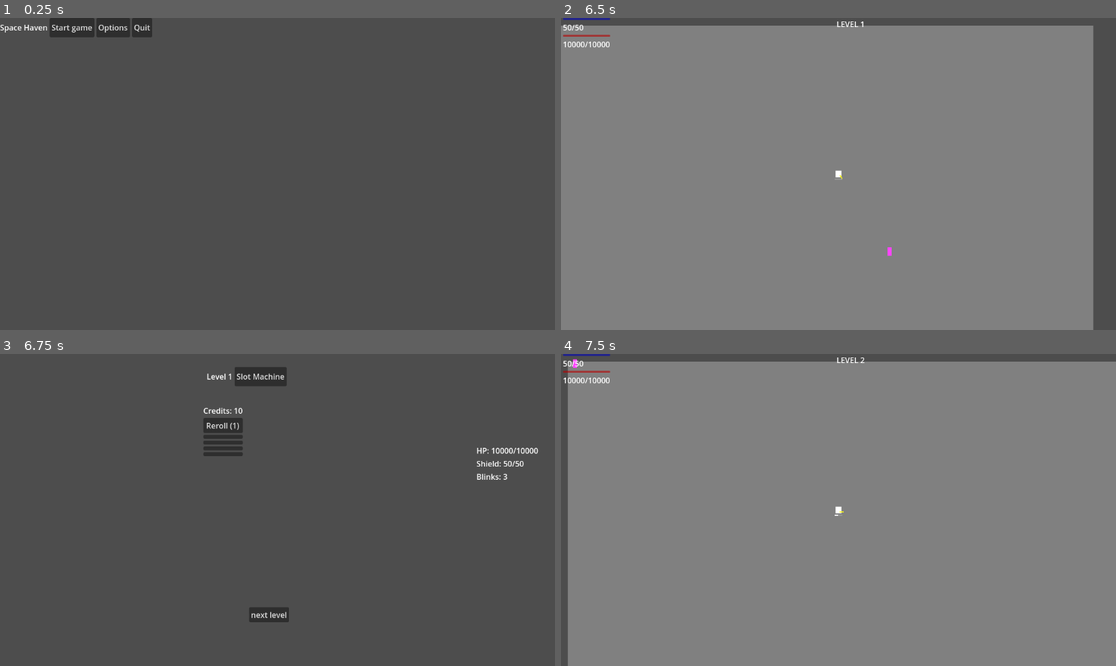
Above: before the commit, frames 1-4 (two rows, left to right).
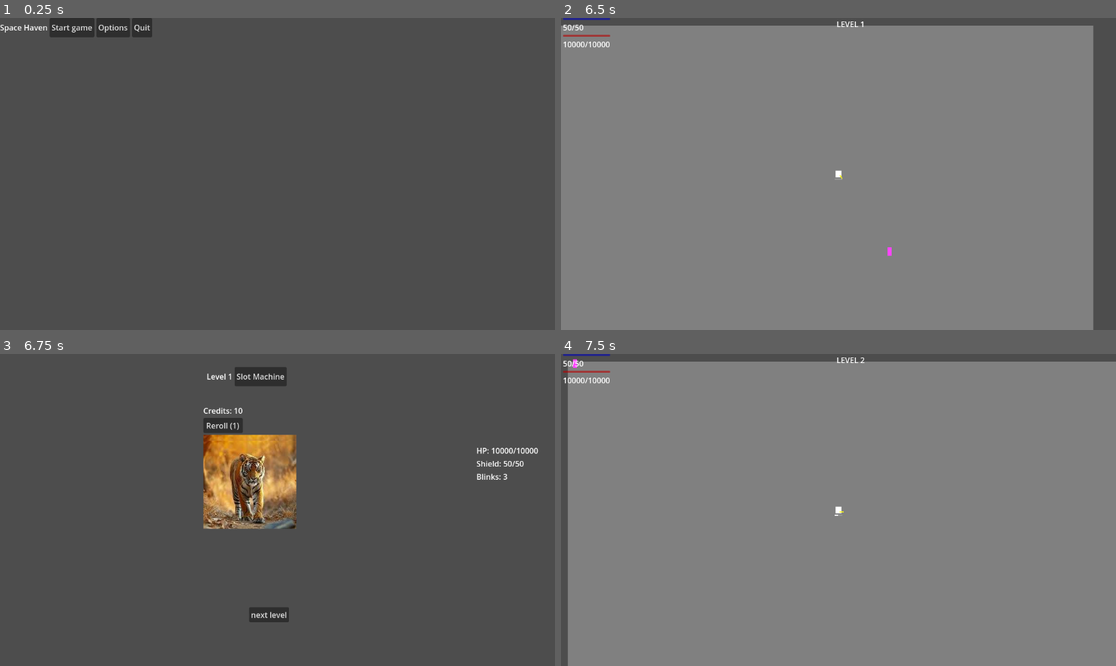
Above: after the commit, the same moments.

Repository: YogevSaadon/void-gambit
Game: Godot game, scene res://scenes/game/MainMenu.tscn
Two runs of this game, one before a commit and one after it. Both use one fixed random seed, a clock stepped at 60 frames per second and the inputs below.
Inputs (mouse positions are in pixels of both pictures, inside the frame that each line leads up to):
- Up to frame 1 (0.25 s): no input
- Up to frame 2 (6.5 s): click "Start game" at 0.5 s; tap Enter at 1.25, 5 s; move the mouse to (960, 158) at 1.27 s; tap F every 0.75 s from 1.35 to 5.85 s; click (960, 158) at 1.42 s; move the mouse to (727, 189) at 2.02 s; hold S 2.03-2.78 s; move the mouse to (894, 105) at 2.77 s; move the mouse to (810, 236) at 3.52 s; click (810, 236) at 3.67 s; tap Space at 4.25, 5.75 s; move the mouse to (1005, 220) at 4.27 s; hold S from 4.28 s (still down); move the mouse to (672, 127) at 5.02 s; move the mouse to (866, 174) at 5.77 s; click (866, 174) at 5.92 s
- Up to frame 3 (6.75 s): move the mouse to (194, 432) at 6.52 s; release S at 6.53 s; tap F at 6.6 s
- Up to frame 4 (7.5 s): click "next level" at 7.25 s

Frames 1-2 are identical in both runs. In frame 3, 4.9% of the frame differs, in the area x 36-54%, y 25-57%; in frame 4, nothing differs.
Error before the commit: Invalid call. Nonexistent function 'set_item' in base 'Button'. (res://scripts/game/Hangar.gd:79)

Commit message:
more hangar
fixed bug , added dummy image for the store still not stting right in the store tho

Diff:
--- a/scenes/game/Hangar.tscn
+++ b/scenes/game/Hangar.tscn
@@ -1,6 +1,7 @@
-[gd_scene load_steps=2 format=3 uid="uid://c3asvvqqrvvu3"]
+[gd_scene load_steps=3 format=3 uid="uid://c3asvvqqrvvu3"]
 
 [ext_resource type="Script" path="res://scripts/game/Hangar.gd" id="1_pr6oe"]
+[ext_resource type="Script" path="res://scripts/game/StoreItem.gd" id="2_pxfni"]
 
 [node name="Hangar" type="Control"]
 layout_mode = 3
@@ -94,15 +95,38 @@
 
 [node name="StoreItem0" type="Button" parent="StoreSlotMachinePanel/StorePanel"]
 layout_mode = 2
+script = ExtResource("2_pxfni")
+
+[node name="IconTexture" type="TextureRect" parent="StoreSlotMachinePanel/StorePanel/StoreItem0"]
+layout_mode = 0
+offset_right = 40.0
+offset_bottom = 40.0
+stretch_mode = 5
 
 [node name="StoreItem1" type="Button" parent="StoreSlotMachinePanel/StorePanel"]
 layout_mode = 2
+script = ExtResource("2_pxfni")
+
+[node name="IconTexture" type="TextureRect" parent="StoreSlotMachinePanel/StorePanel/StoreItem1"]
+layout_mode = 0
+offset_right = 40.0
+offset_bottom = 40.0
 
 [node name="StoreItem2" type="Button" parent="StoreSlotMachinePanel/StorePanel"]
 layout_mode = 2
+script = ExtResource("2_pxfni")
+
+[node name="IconTexture" type="TextureRect" parent="StoreSlotMachinePanel/StorePanel/StoreItem2"]
+offset_right = 40.0
+offset_bottom = 40.0
 
 [node name="StoreItem3" type="Button" parent="StoreSlotMachinePanel/StorePanel"]
 layout_mode = 2
+script = ExtResource("2_pxfni")
+
+[node name="IconTexture" type="TextureRect" parent="StoreSlotMachinePanel/StorePanel/StoreItem3"]
+offset_right = 40.0
+offset_bottom = 40.0
 
 [node name="SlotMachinePanel" type="VBoxContainer" parent="StoreSlotMachinePanel"]
 layout_mode = 0
--- a/scripts/game/PassiveItem.gd
+++ b/scripts/game/PassiveItem.gd
@@ -5,6 +5,7 @@
 @export var description: String
 @export var stat_modifiers: Dictionary = {}
 @export var behavior_flags: Dictionary = {}
+@export var icon: Texture
 
 static func create_warp_detonator() -> PassiveItem:
 	var item = PassiveItem.new()
@@ -12,6 +13,7 @@
 	item.description = "Blink causes explosion"
 	item.stat_modifiers = {}
 	item.behavior_flags = {"blink_explosion": true}
+	item.icon = preload("res://assets/dummy-icon.jpg")
 	return item
 
 static func create_reinforced_hull() -> PassiveItem:
@@ -20,6 +22,7 @@
 	item.description = "+50 Max Shield"
 	item.stat_modifiers = {"max_shield": 50}
 	item.behavior_flags = {}
+	item.icon = preload("res://assets/dummy-icon.jpg")
 	return item
 
 static func get_all_items() -> Array:
--- /dev/null
+++ b/scripts/game/StoreItem.gd
@@ -0,0 +1,13 @@
+extends Button
+class_name StoreItem
+
+var item: PassiveItem
+
+@onready var icon_texture = $IconTexture  # Assumes you have a TextureRect child named IconTexture
+
+func set_item(new_item: PassiveItem) -> void:
+	item = new_item
+	if item.icon:
+		icon_texture.texture = item.icon
+	else:
+		icon_texture.texture = null  # If no icon assigned
Binary file added: assets/dummy-icon.jpg
Not shown, added: assets/dummy-icon.jpg.import
